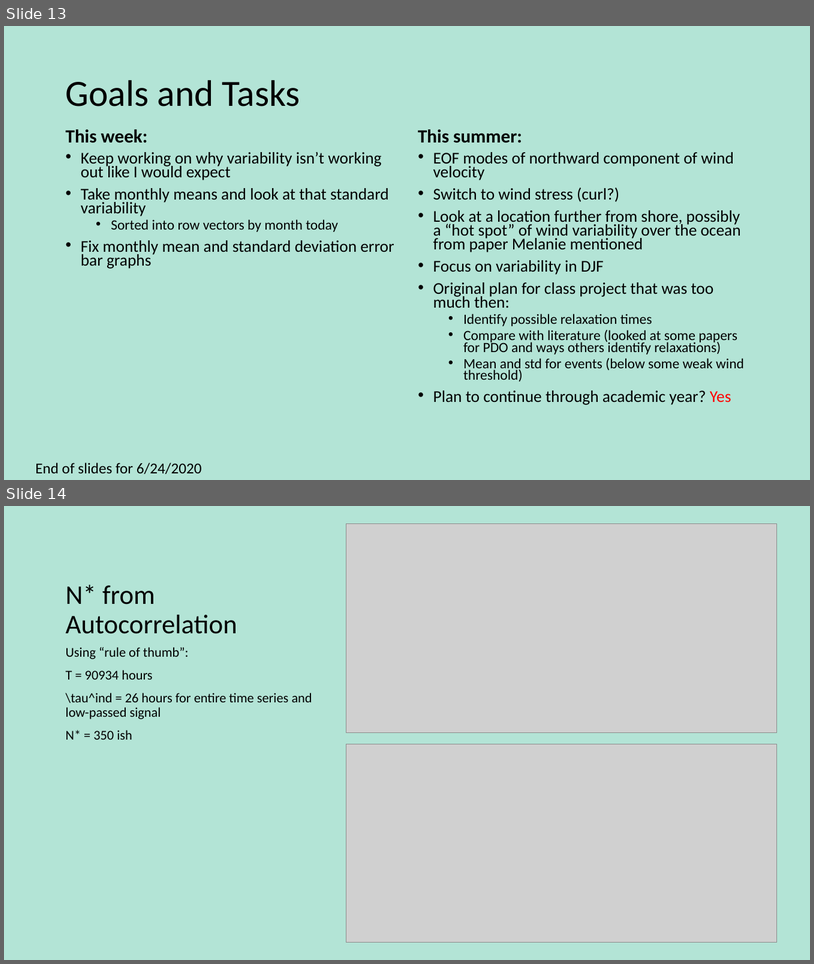
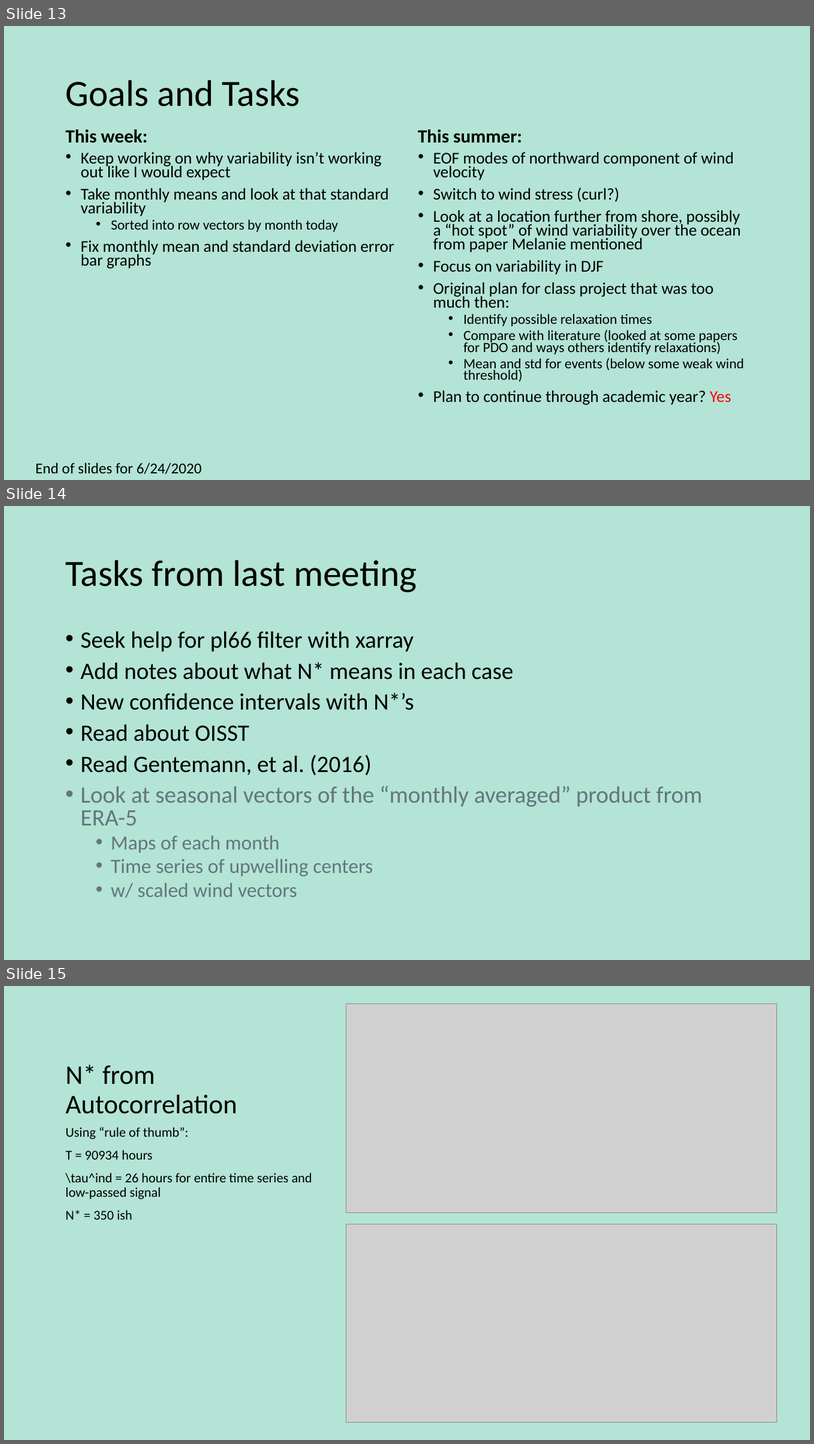
Before and after one commit to Fewings-Lab/kylenec-cpcs-mhw, a slide deck: Diurnal and Low Frequency Northward Winds off Chile.pptx. Shown one above the other, each under a label of ours: slides 13 and 14 before the commit, slides 13, 14 and 15 after it. The pictures are 814x964 and 814x1444 pixels, drawn with LibreOffice and Linux fonts; fonts in the diff are those of the drawing; grey boxes stand for pictures. Boxes give left, top, right and bottom in pixels: in the first picture for what was removed or moved away, otherwise in the second. Text is boxed around its words. In the diff, an @@ line names an element or a change of style, - is before the commit and + after.

Commit message:
Adding content for 9/10 meeting

```diff
--- a/Diurnal and Low Frequency Northward Winds off Chile.pptx
+++ b/Diurnal and Low Frequency Northward Winds off Chile.pptx
@@ slide 14 added at bbox=[4, 506, 810, 960], background #B3E4D6 @@
@@ title added at bbox=[65, 560, 417, 592], 44 pt, text #000000 @@
+Tasks from last meeting
@@ text added at bbox=[81, 631, 703, 898], 28 pt, text #000000 @@
+• Seek help for pl66 filter with xarray
+• Add notes about what N* means in each case
+• New confidence intervals with N*’s
+• Read about OISST
+• Read Gentemann, et al. (2016)
+• Look at seasonal vectors of the “monthly averaged” product from ERA-5
+  • Maps of each month
+  • Time series of upwelling centers
+  • w/ scaled wind vectors
@@ what was slide 14 is now slide 15 @@
```
Also in this commit, not shown: 1 slide changed.
